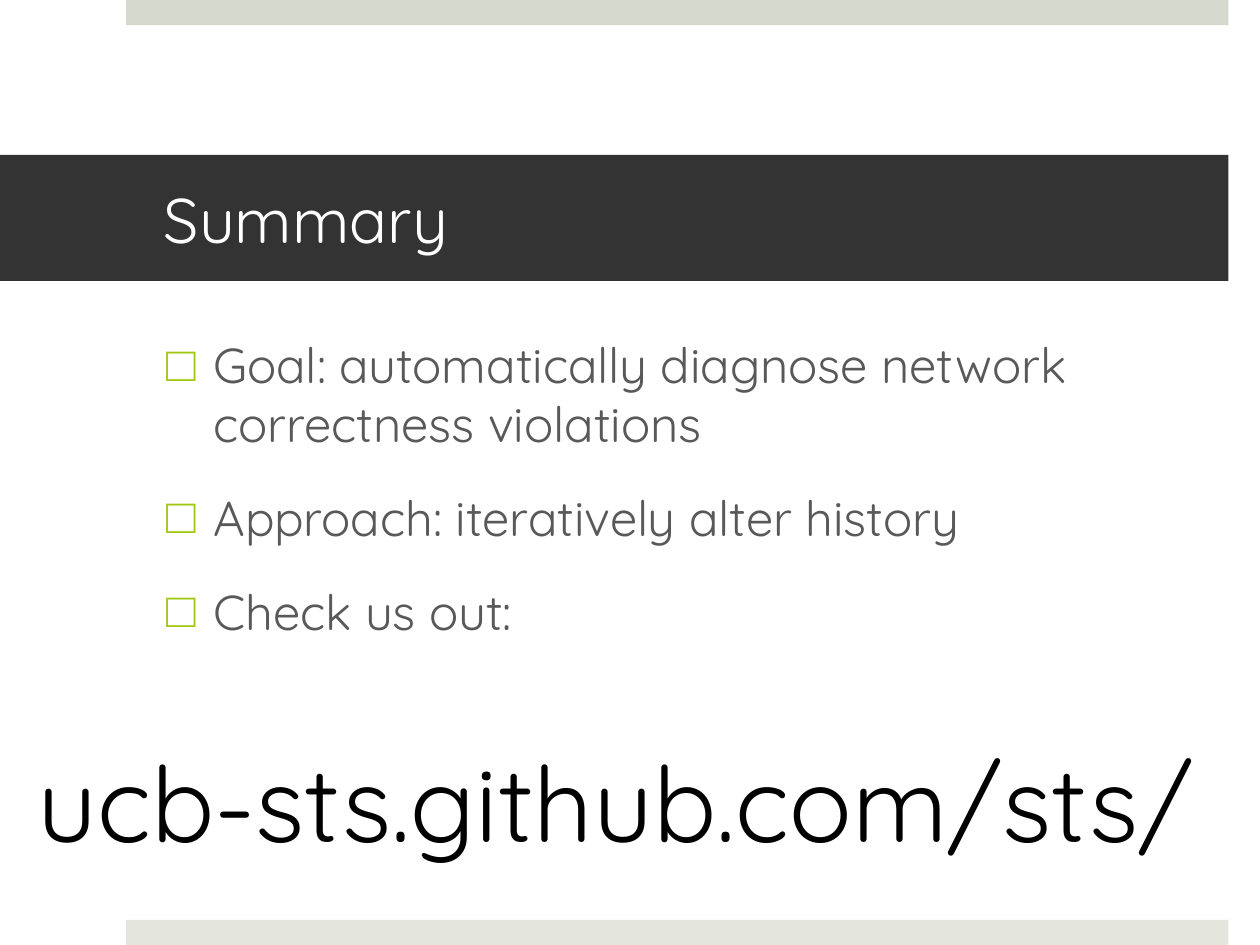
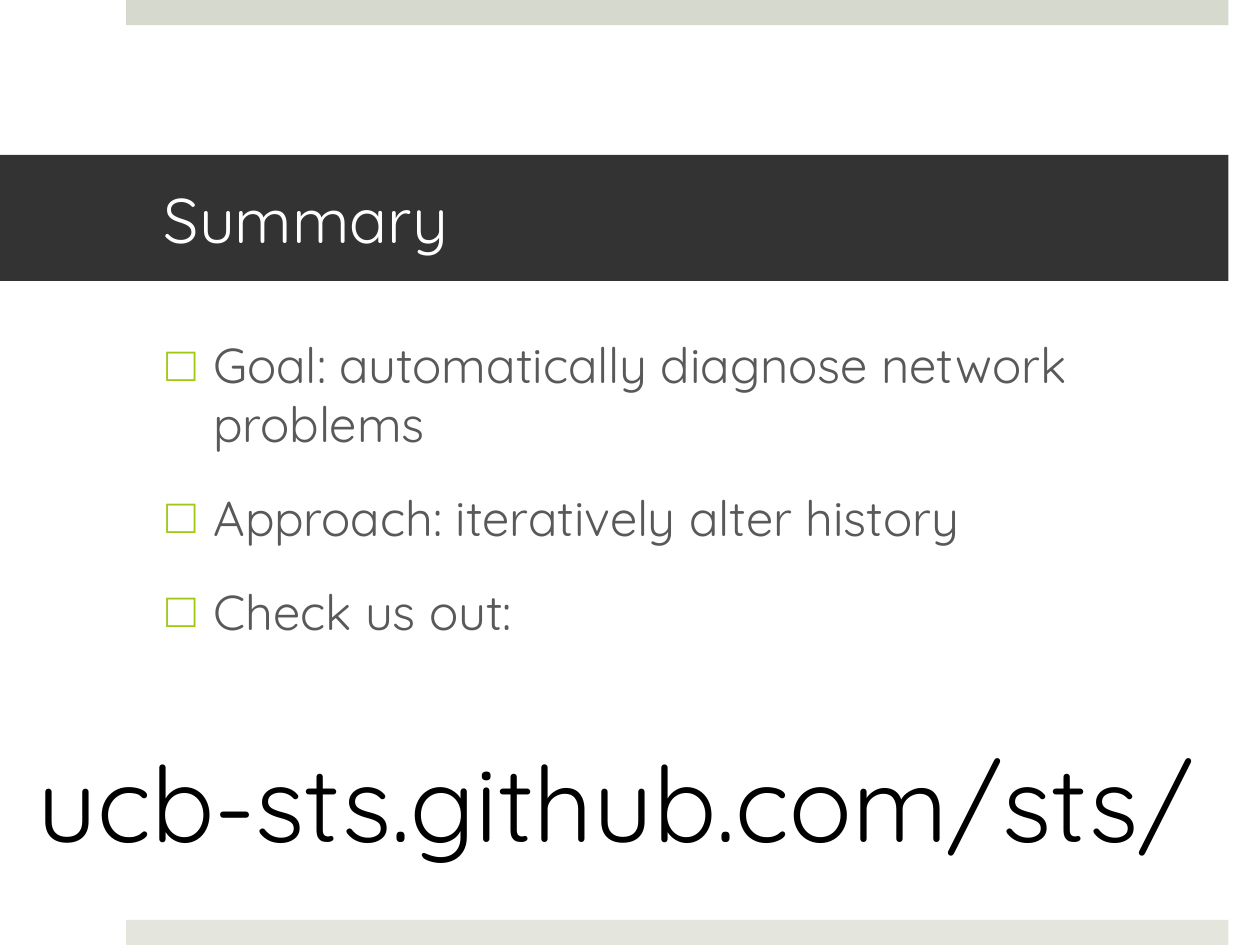
Before and after one commit to colin-scott/Talks, a slide deck: slide 16 of visitday_2013/selectiverecall.pptx (slide 14 before the commit). Drawn at 1260x945 pixels with LibreOffice and Linux fonts; fonts in the diff are those of the drawing. Boxes give left, top, right and bottom in pixels: in the first picture for what was removed or moved away, otherwise in the second. Text is boxed around its words. In the diff, an @@ line names an element or a change of style, - is before the commit and + after.

```diff
--- a/visitday_2013/selectiverecall.pptx
+++ b/visitday_2013/selectiverecall.pptx
@@ text at [213, 347, 1066, 452]: text changed @@
-□ Goal: automatically diagnose network correctness violations
+□ Goal: automatically diagnose network problems
```
Also in this commit, not shown: 3 other slides changed, 5 slides added, 3 slides removed, 1 other file.
